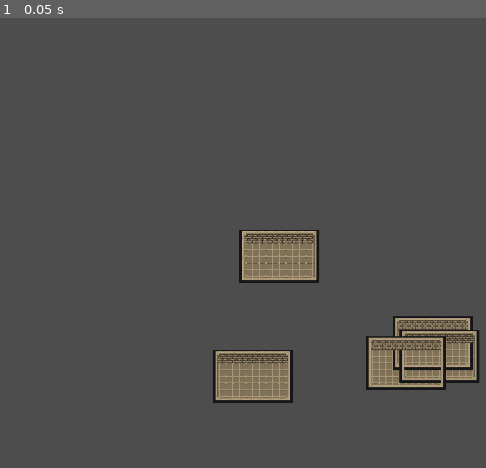
Above: before the commit, frame 1.
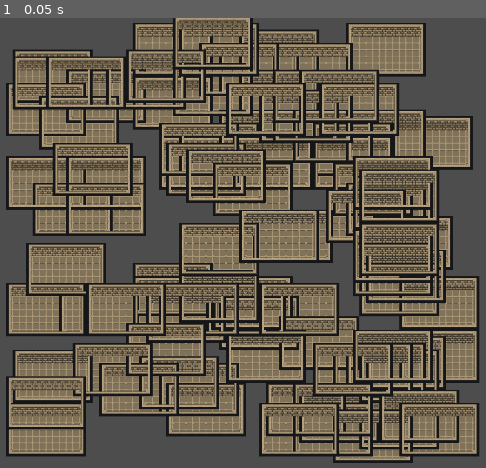
Above: after the commit, the same moment.

Repository: UraniumSlashBroomer/IndianaJohns
Game: Godot game, scene res://scenes/generation_test.tscn
The game is run twice, just before and just after one commit, with the same random seed, the same clock (stepped at 60 frames per second) and the same inputs. This scene is started directly instead of the project's main scene.
Inputs:
- Up to frame 1 (0.05 s): no input

The runs differ from the first frame. In frame 1, 69% of the frame differs, in the area x 1-99%, y 0-99%.

Commit message:
super generator

Diff:
--- a/scenes/generation_test.tscn
+++ b/scenes/generation_test.tscn
@@ -4,5 +4,7 @@
 
 [node name="GenerationTest" type="Node2D"]
 script = ExtResource("1_brpex")
+grid_size = Vector2i(60, 60)
+roomcnt = 100
 
 [node name="Camera2D" type="Camera2D" parent="."]
--- a/scripts/procedural_generation/generator.gd
+++ b/scripts/procedural_generation/generator.gd
@@ -1,8 +1,7 @@
 extends Node2D
 
 @export var unit_size : int = 16
-@export var grid_size_x : int = 30
-@export var grid_size_y : int = 30
+@export var grid_size : Vector2i
 @export var roomcnt : int = 5
 var is_room : Array[Array] # stores info about placed rooms
 var packed_room : PackedScene
@@ -16,27 +15,29 @@
 func generate_rooms() -> void:
 	var x : int
 	var y : int
-	for i in range(roomcnt):
-		x = randi() % grid_size_x
-		y = randi() % grid_size_y
+	var rooms_placed : int
+	while (rooms_placed != roomcnt):
+		x = randi() % grid_size.x
+		y = randi() % grid_size.y
 		# todo: check for room overlap
 		place_room(Vector2i(x, y))
+		rooms_placed += 1
 
 
 func place_room(pos : Vector2i) -> bool:
 	var room_instance : Room = packed_room.instantiate()
 	add_child(room_instance)
-	room_instance.position = pos * unit_size
+	room_instance.position = (pos - grid_size / 2) * unit_size
 	register_room(pos, room_instance.size)
 
 	return true
 
 
 func register_room(pos : Vector2i, size : Vector2i) -> void:
-	var left = clampi(pos.x - size.x / 2, 0, grid_size_x)
-	var right = clampi(pos.x + size.x / 2, 0, grid_size_x)
-	var bottom = clampi(pos.y - size.y / 2, 0, grid_size_y)
-	var up = clampi(pos.y + size.y / 2, 0, grid_size_y)
+	var left = clampi(pos.x - size.x / 2, 0, grid_size.x)
+	var right = clampi(pos.x + size.x / 2, 0, grid_size.x)
+	var bottom = clampi(pos.y - size.y / 2, 0, grid_size.y)
+	var up = clampi(pos.y + size.y / 2, 0, grid_size.y)
 
 	for i in range(up, bottom):
 		for j in range(left, right):
